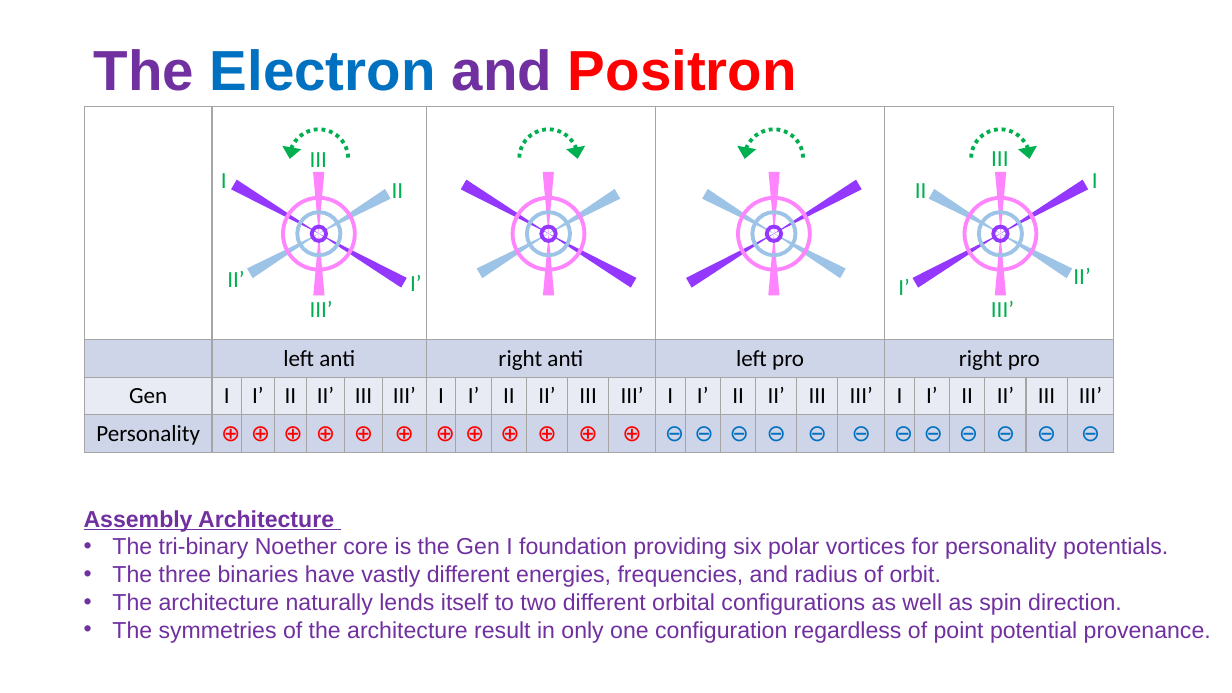
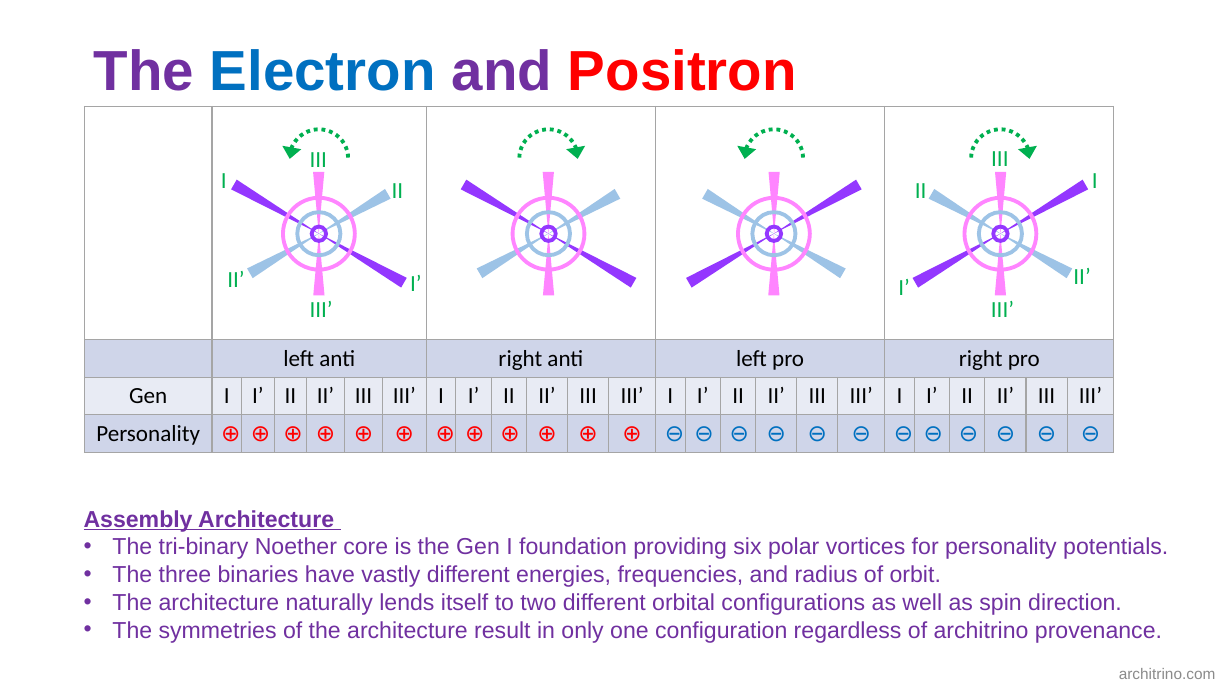
Before and after one commit to jmarkmorris/architrino, a slide deck: slide 33 of reference/archie/presentations/NPQG Assemblies - Intro.pptx. Drawn at 1232x693 pixels with LibreOffice and Linux fonts; fonts in the diff are those of the drawing. Boxes give left, top, right and bottom in pixels: in the first picture for what was removed or moved away, otherwise in the second. Text is boxed around its words. In the diff, an @@ line names an element or a change of style, - is before the commit and + after.

```diff
--- a/reference/archie/presentations/NPQG Assemblies - Intro.pptx
+++ b/reference/archie/presentations/NPQG Assemblies - Intro.pptx
@@ text at (112, 621, 1162, 643): text changed @@
-• The symmetries of the architecture result in only one configuration regardless of point potential provenance.
+• The symmetries of the architecture result in only one configuration regardless of architrino provenance.
@@ text added at (1119, 668, 1216, 679), 12 pt, text #8C8C8C @@
+architrino.com
```
Also in this commit, not shown: 35 other slides changed, 22 other files.
